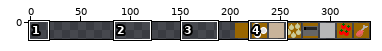
Two states of a sprite sheet, src/overcooked_ai_py/data/graphics/terrain.png. Above: a wide view before the commit, with the close-up outlined.
Close-up. The starting point:
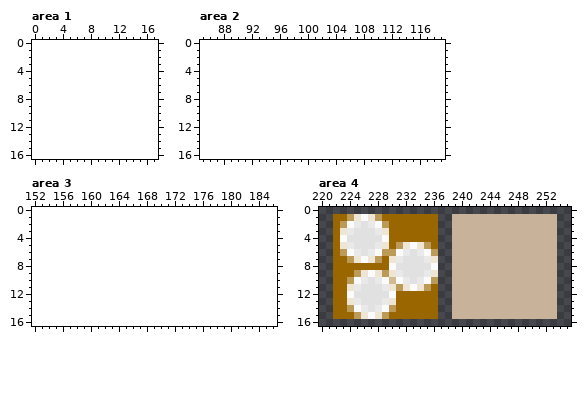
The file is 136x17 pixels. Colours within 5 levels of each other are drawn and written as one. Shown: area 1: x 0..17, y 0..16; area 2: x 85..119, y 0..16; area 3: x 152..186, y 0..16; area 4: x 220..255, y 0..16. The old version is drawn lined up with the new one, on the new canvas. The commit also changed other parts of the picture, which this record leaves out.
Now the later version:
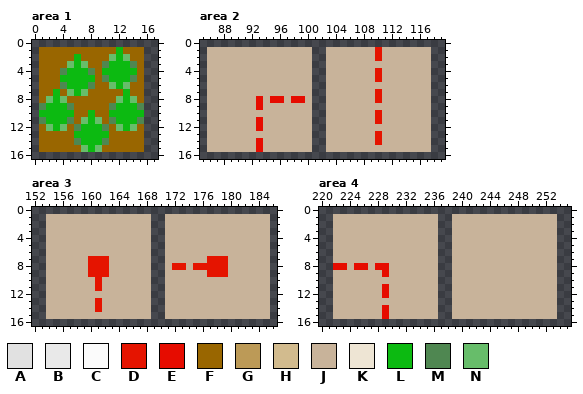
Palette (. is transparent): A #e1e1e1  B #e9e9e9  C #fbfbfb  D #e51400  E #e60c00  F #996600  G #bc9a57  H #d2bb8e  J #c8b39a  K #eee5d4  L #0cba11  M #4f8751  N #67bd6a
Edits made:
canvas 136x17 -> 340x17, the old top-left corner now at 204,0
Changed rows in their new state; - is an unchanged pixel.
Area 1:
first column x 1:
 1 FFFFFFFFFFFLFFF
 2 FFFFFLFFFFNLNFF
 3 FFFFNLNFFMLLLMF
 4 FFFMLLLMFLLLLLF
 5 FFFLLLLLFMLLLMF
 6 FFFMLLLMFFNLNFF
 7 FFLFNLNFFFFFLFF
 8 FNLNFFFFFFFNLNF
 9 MLLLMFFFFFMLLLM
10 LLLLLFFLFFLLLLL
11 MLLLMFNLNFMLLLM
12 FNLNFMLLLMFNLNF
13 FFFFFLLLLLFFFFF
14 FFFFFMLLLMFFFFF
15 FFFFFFNLNFFFFFF
Area 2:
first column x 86:
 1 JJJJJJJJJJJJJJJ--JJJJJJJDJJJJJJJ
 2 JJJJJJJJJJJJJJJ--JJJJJJJDJJJJJJJ
 3 JJJJJJJJJJJJJJJ--JJJJJJJJJJJJJJJ
 4 JJJJJJJJJJJJJJJ--JJJJJJJDJJJJJJJ
 5 JJJJJJJJJJJJJJJ--JJJJJJJDJJJJJJJ
 6 JJJJJJJJJJJJJJJ--JJJJJJJJJJJJJJJ
 7 JJJJJJJJJJJJJJJ--JJJJJJJDJJJJJJJ
 8 JJJJJJJEJEEJEEJ--JJJJJJJDJJJJJJJ
 9 JJJJJJJEJJJJJJJ--JJJJJJJJJJJJJJJ
10 JJJJJJJJJJJJJJJ--JJJJJJJDJJJJJJJ
11 JJJJJJJEJJJJJJJ--JJJJJJJDJJJJJJJ
12 JJJJJJJEJJJJJJJ--JJJJJJJJJJJJJJJ
13 JJJJJJJJJJJJJJJ--JJJJJJJDJJJJJJJ
14 JJJJJJJEJJJJJJJ--JJJJJJJDJJJJJJJ
15 JJJJJJJEJJJJJJJ--JJJJJJJJJJJJJJJ
Area 3:
first column x 154:
 1 JJJJJJJJJJJJJJJ--JJJJJJJJJJJJJJJ
 2 JJJJJJJJJJJJJJJ--JJJJJJJJJJJJJJJ
 3 JJJJJJJJJJJJJJJ--JJJJJJJJJJJJJJJ
 4 JJJJJJJJJJJJJJJ--JJJJJJJJJJJJJJJ
 5 JJJJJJJJJJJJJJJ--JJJJJJJJJJJJJJJ
 6 JJJJJJJJJJJJJJJ--JJJJJJJJJJJJJJJ
 7 JJJJJJDDDJJJJJJ--JJJJJJDDDJJJJJJ
 8 JJJJJJDDDJJJJJJ--JDDJDDDDDJJJJJJ
 9 JJJJJJDDDJJJJJJ--JJJJJJDDDJJJJJJ
10 JJJJJJJDJJJJJJJ--JJJJJJJJJJJJJJJ
11 JJJJJJJDJJJJJJJ--JJJJJJJJJJJJJJJ
12 JJJJJJJJJJJJJJJ--JJJJJJJJJJJJJJJ
13 JJJJJJJDJJJJJJJ--JJJJJJJJJJJJJJJ
14 JJJJJJJDJJJJJJJ--JJJJJJJJJJJJJJJ
15 JJJJJJJJJJJJJJJ--JJJJJJJJJJJJJJJ
Area 4:
first column x 222:
 1 JJJJJJJJJJJJJJJ
 2 JJJJJJJJJJJJJJJ
 3 JJJJJJJJJJJJJJJ
 4 JJJJJJJJJJJJJJJ
 5 JJJJJJJJJJJJJJJ
 6 JJJJJJJJJJJJJJJ
 7 JJJJJJJJJJJJJJJ
 8 EEJEEJEEJJJJJJJ
 9 JJJJJJJEJJJJJJJ
10 JJJJJJJJJJJJJJJ
11 JJJJJJJEJJJJJJJ
12 JJJJJJJEJJJJJJJ
13 JJJJJJJJJJJJJJJ
14 JJJJJJJEJJJJJJJ
15 JJJJJJJEJJJJJJJ
Pixel boxes of the changes (left, top, right, bottom) in both close-ups:
added: (39, 47, 144, 152)
added: (207, 47, 431, 152)
added: (46, 214, 270, 319)
changed: (333, 214, 438, 319)
